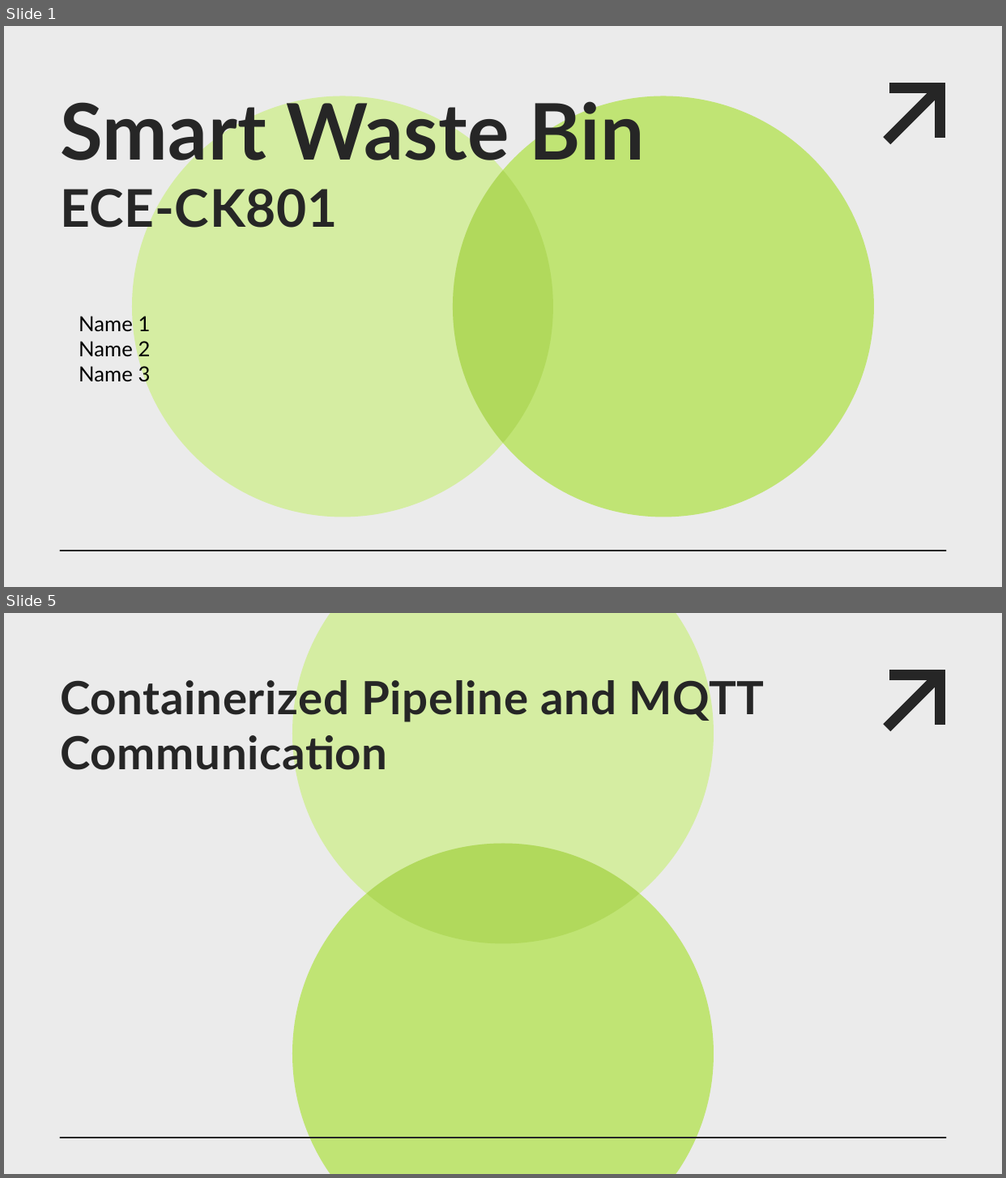
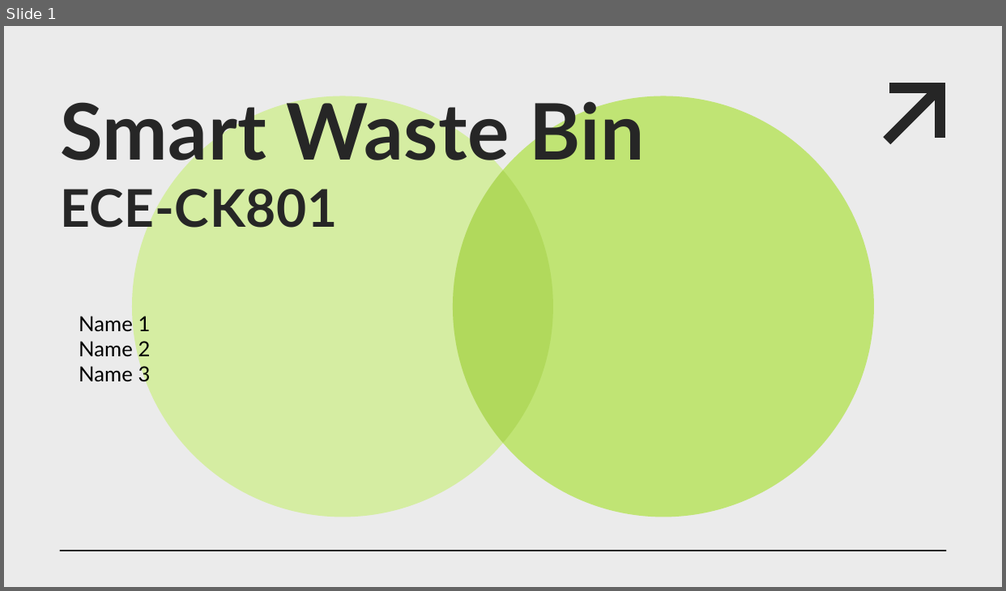
Before and after one commit to jimfil/smartWasteBinProject, a slide deck: presentation/team05_presentation.pptx. Shown one above the other, each under a label of ours: slides 1 and 5 before the commit, slide 1 after it; the slides between them are not shown. The pictures are 1006x1178 and 1006x591 pixels, drawn with LibreOffice and Linux fonts; fonts in the diff are those of the drawing. Boxes give left, top, right and bottom in pixels: in the first picture for what was removed or moved away, otherwise in the second. Text is boxed around its words. In the diff, an @@ line names an element or a change of style, - is before the commit and + after.

```diff
--- a/presentation/team05_presentation.pptx
+++ b/presentation/team05_presentation.pptx
@@ slide 5 removed at [4, 613, 1002, 1174], background #EBEBEB; not listed: 4 template elements that a slide beside it also shows @@
@@ freeform shape removed at [292, 613, 714, 944] @@
@@ title removed at [60, 675, 764, 778] @@
-Containerized Pipeline and MQTT Communication
@@ freeform shape removed at [292, 844, 714, 1174] @@
@@ freeform shape removed at [367, 844, 640, 944] @@
```
Also in this commit, not shown: 1 slide changed, 4 slides added, 10 other slides removed.
